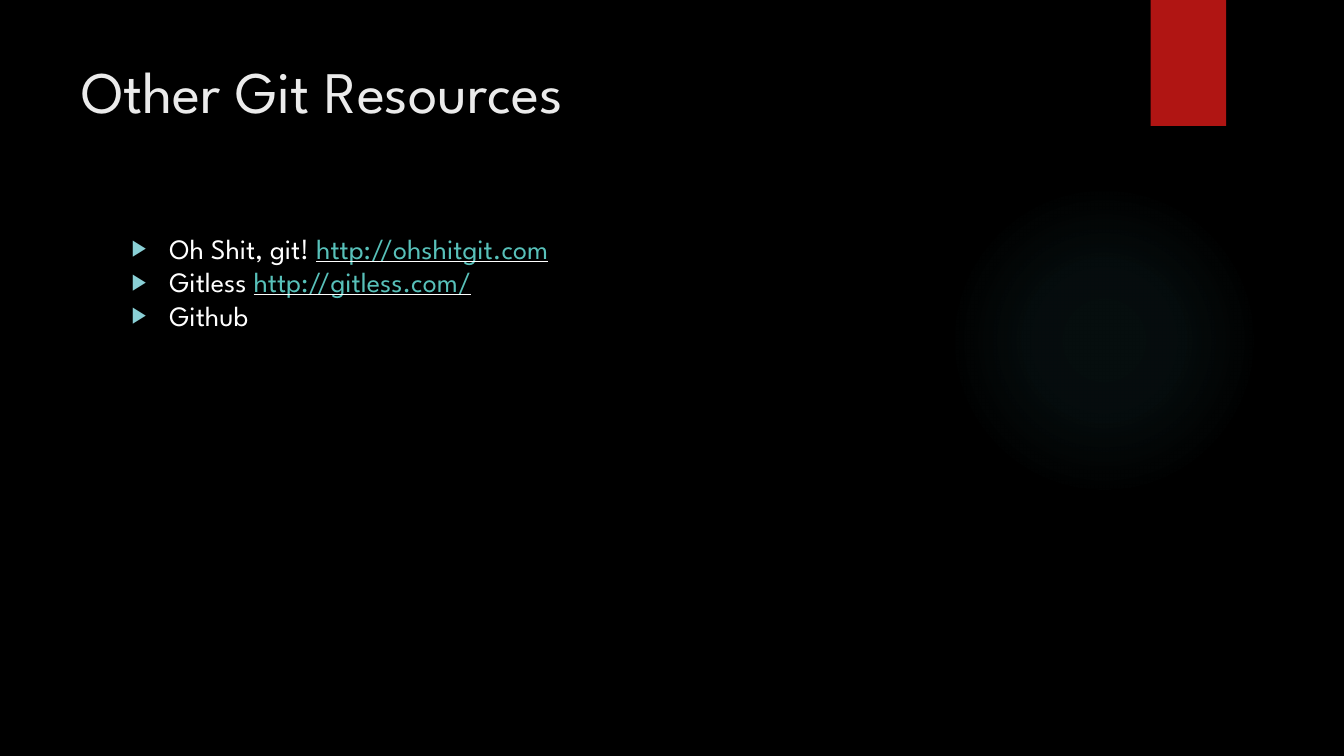
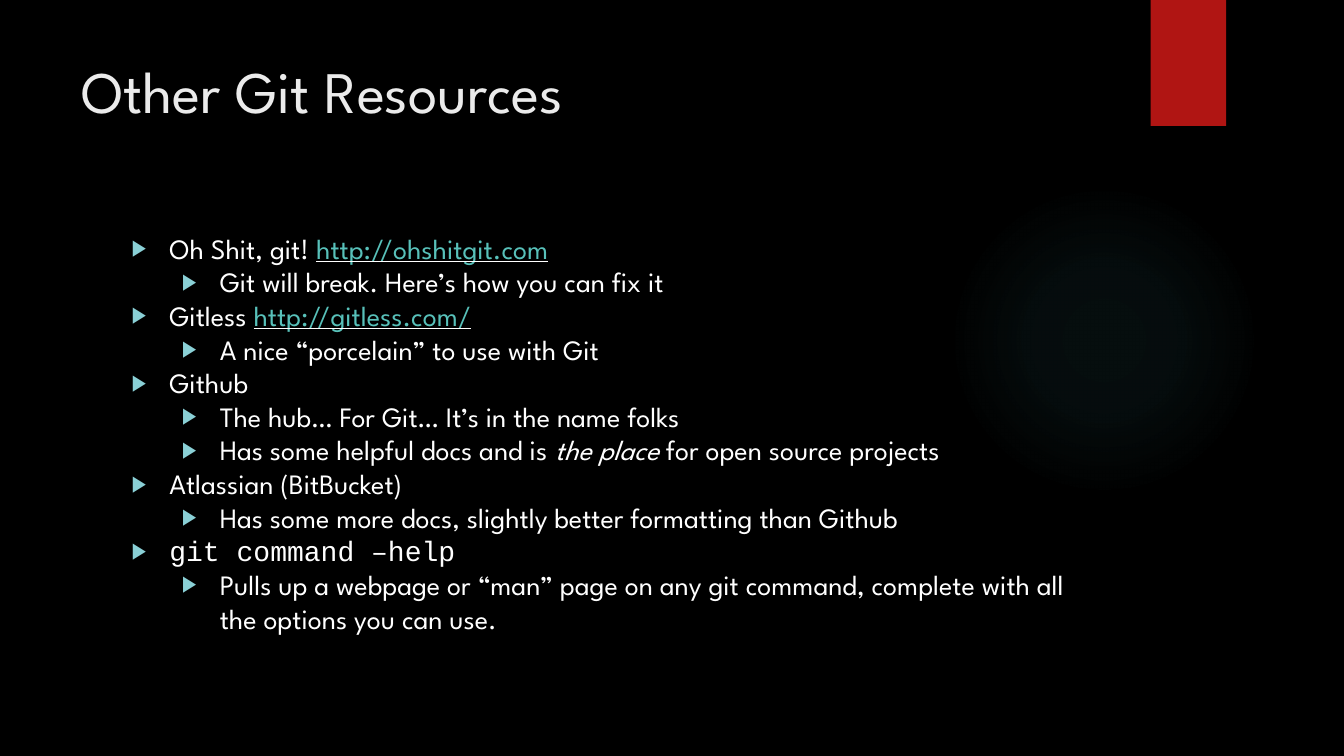
Before and after one commit to dvdmuckle/git101, a slide deck: slide 23 of Git 101.pptx (slide 13 before the commit). Drawn at 1344x756 pixels with LibreOffice and Linux fonts; fonts in the diff are those of the drawing; background and template pictures are left out. Boxes give left, top, right and bottom in pixels: in the first picture for what was removed or moved away, otherwise in the second. Text is boxed around its words. In the diff, an @@ line names an element or a change of style, - is before the commit and + after.

Commit message:
Git 101 2.0; Added slide for each command

```diff
--- a/Git 101.pptx
+++ b/Git 101.pptx
@@ text at (220,272,663,298): paragraph added @@
+  ▶ Git will break. Here’s how you can fix it
@@ text at (220,340,599,366): paragraph added @@
+  ▶ A nice “porcelain” to use with Git
@@ text at (169,407,1064,635): paragraphs added @@
+  ▶ The hub… For Git… It’s in the name folks
+  ▶ Has some helpful docs and is the place for open source projects
+▶ Atlassian (BitBucket)
+  ▶ Has some more docs, slightly better formatting than Github
+▶ git command –help
+  ▶ Pulls up a webpage or “man” page on any git command, complete with all the options you can use.
```
Also in this commit, not shown: 1 other slide changed, 10 slides added, 1 other file.
